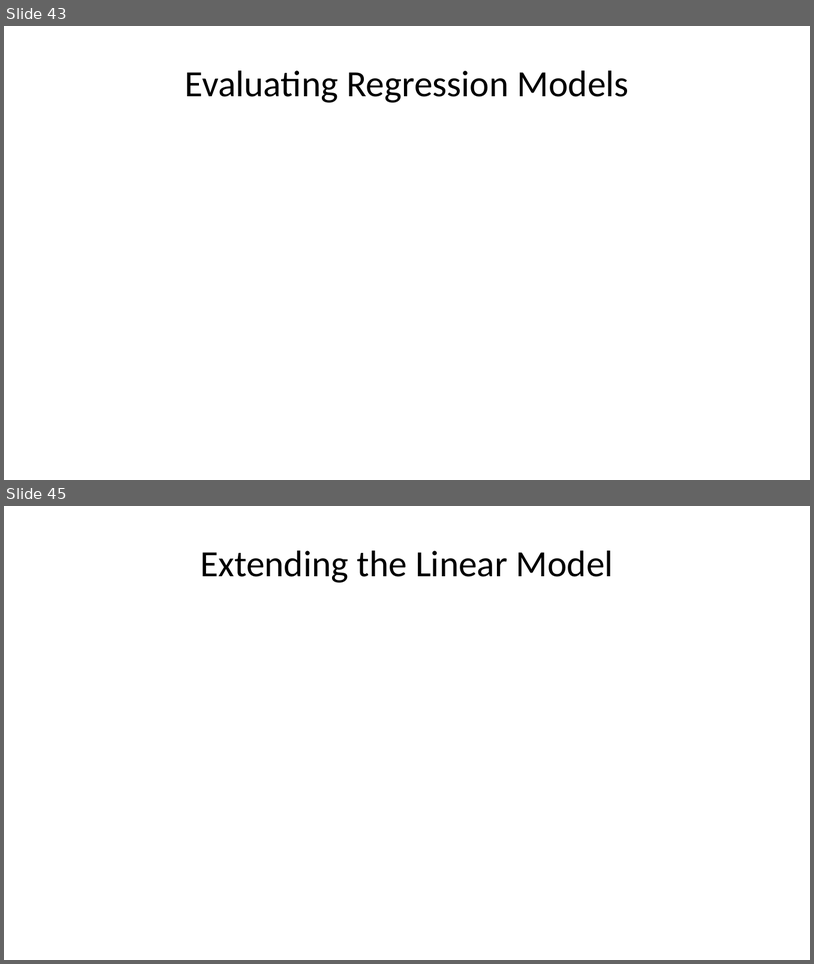
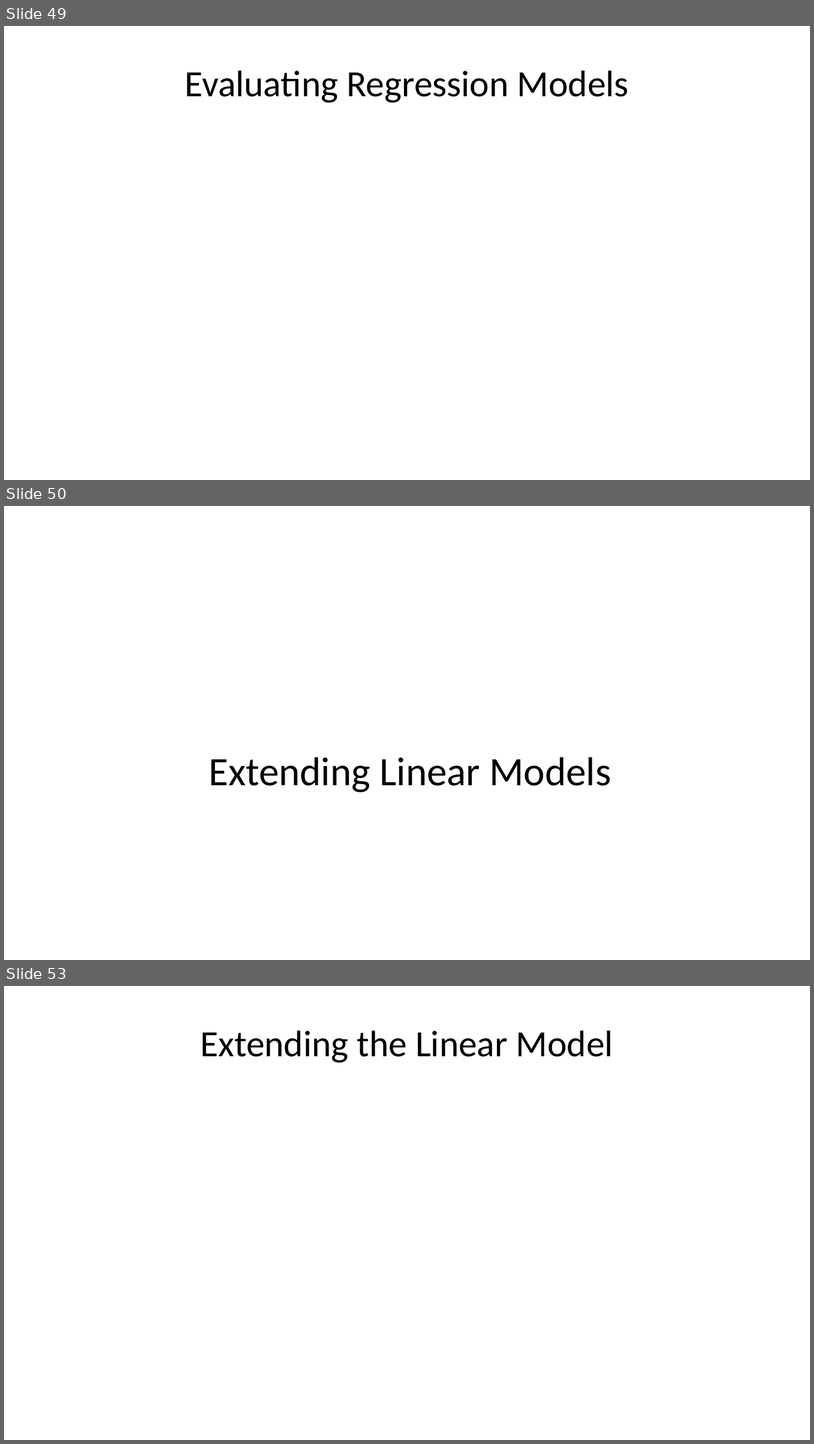
Before and after one commit to StephenElston/CSCI-E-83, a slide deck: LectureSlides/08_IntroductionToLinearModels.pptx. Shown one above the other, each under a label of ours: slides 43 and 45 before the commit, slides 49, 50 and 53 after it; the slides between them are not shown. The pictures are 814x964 and 814x1444 pixels, drawn with LibreOffice and Linux fonts; fonts in the diff are those of the drawing; grey boxes stand for pictures. Boxes give left, top, right and bottom in pixels: in the first picture for what was removed or moved away, otherwise in the second. Text is boxed around its words. In the diff, an @@ line names an element or a change of style, - is before the commit and + after.

```diff
--- a/LectureSlides/08_IntroductionToLinearModels.pptx
+++ b/LectureSlides/08_IntroductionToLinearModels.pptx
@@ slide 50 added at [4,506,810,960], background #FFFFFF @@
@@ text added at [209,757,611,792], 36 pt, text #000000 @@
+Extending Linear Models
@@ what was slide 43 is now slide 49 @@
@@ what was slide 45 is now slide 53 @@
```
Also in this commit, not shown: 5 slides changed, 7 other slides added.
